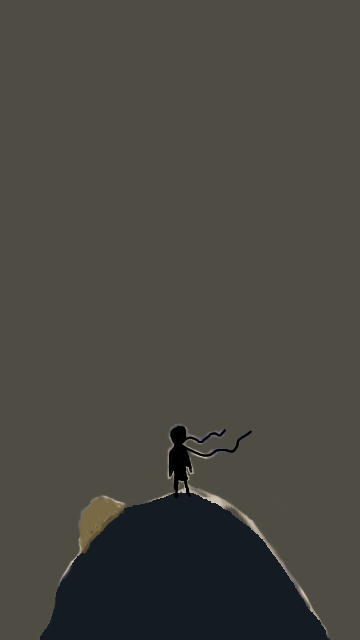
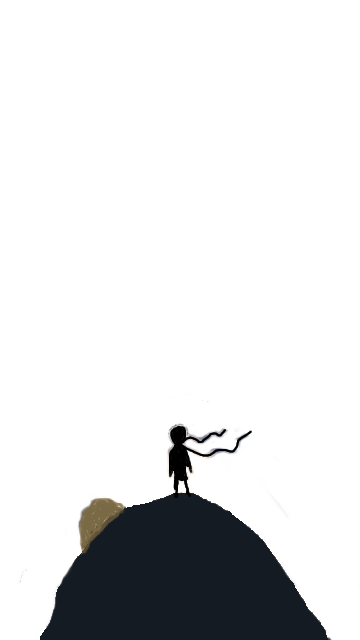
The second 360x640 image is a revision of the first. Changes to its layers:
painted on "레이어 0" over [56, 471, 331, 637]
hid "레이어 1" over [0, 0, 360, 640]
